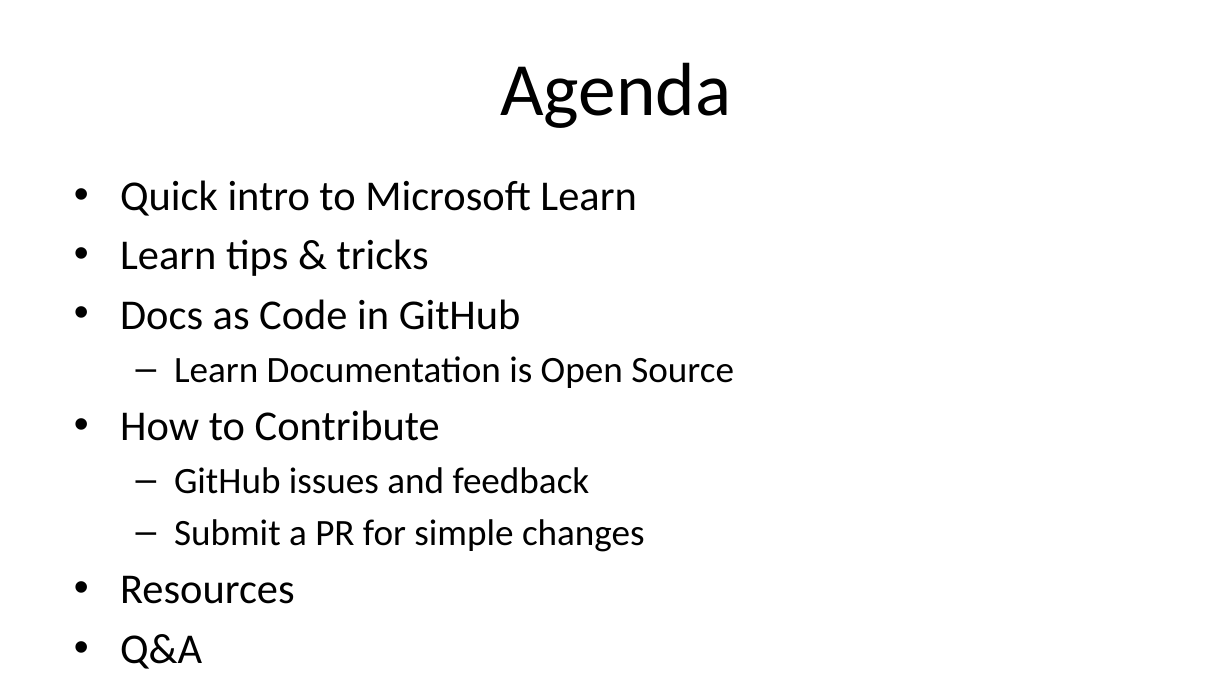
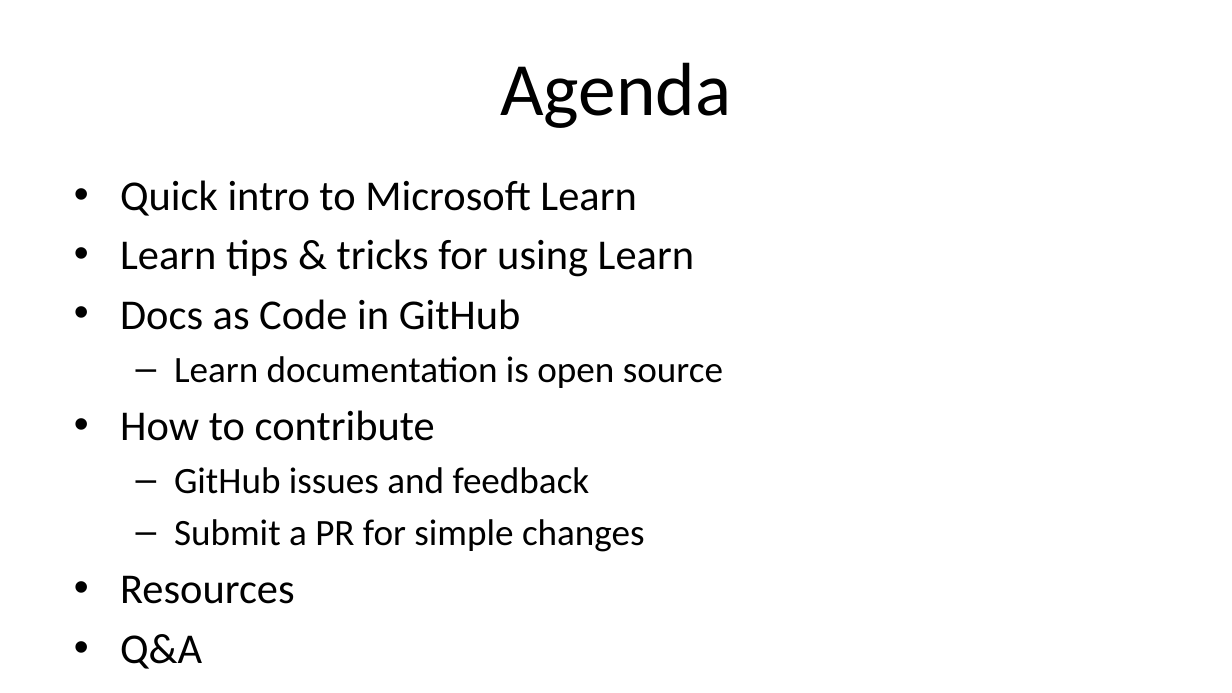
Before and after one commit to alvinashcraft/speaking, a slide deck: slide 4 of 2024/0806_VSLiveRedmond/ContributeToMsLearn/VSLMSHQ24_Become a MS Learn Contributor_AlvinAshcraft.pptx. Drawn at 1232x693 pixels with LibreOffice and Linux fonts; fonts in the diff are those of the drawing; background and template pictures are left out. Boxes give left, top, right and bottom in pixels: in the first picture for what was removed or moved away, otherwise in the second. Text is boxed around its words. In the diff, an @@ line names an element or a change of style, - is before the commit and + after.

Commit message:
Slide deck updates for Learn at vslive mshq

```diff
--- a/2024/0806_VSLiveRedmond/ContributeToMsLearn/VSLMSHQ24_Become a MS Learn Contributor_AlvinAshcraft.pptx
+++ b/2024/0806_VSLiveRedmond/ContributeToMsLearn/VSLMSHQ24_Become a MS Learn Contributor_AlvinAshcraft.pptx
@@ text at bbox=[120, 239, 694, 277]: text changed @@
-• Learn tips & tricks
+• Learn tips & tricks for using Learn
@@ text at bbox=[120, 356, 723, 441]: text changed @@
-  – Learn Documentation is Open Source
-• How to Contribute
+  – Learn documentation is open source
+• How to contribute
```
Also in this commit, not shown: 3 other slides changed.
